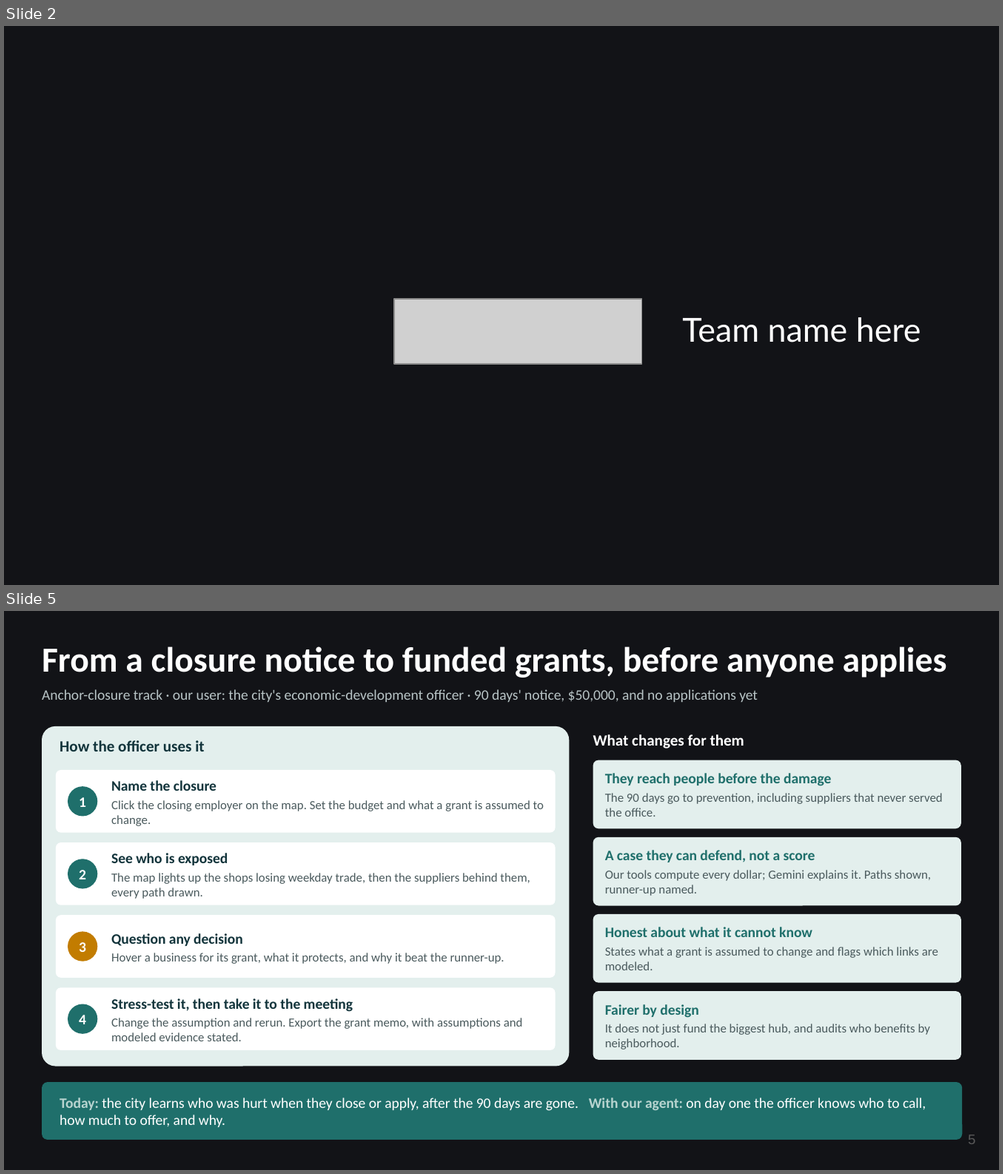
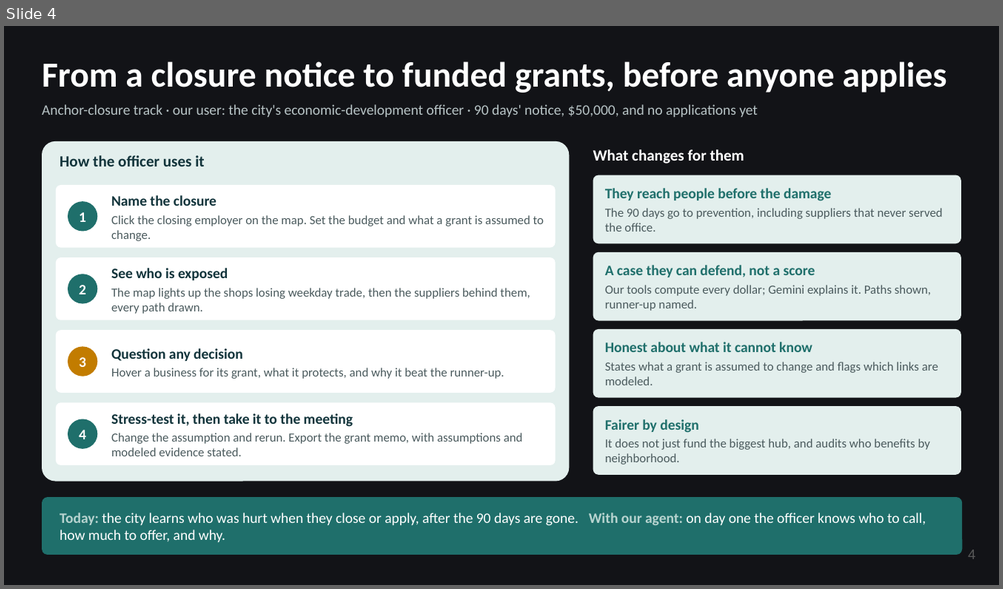
Before and after one commit to mastan30/ATL-13-MicroGrants, a slide deck: docs/draft_atl-13.pptx. Shown one above the other, each under a label of ours: slides 2 and 5 before the commit, slide 4 after it; the slides between them are not shown. The pictures are 1003x1174 and 1003x589 pixels, drawn with LibreOffice and Linux fonts; fonts in the diff are those of the drawing; grey boxes stand for pictures; background and template pictures are left out. Boxes give left, top, right and bottom in pixels: in the first picture for what was removed or moved away, otherwise in the second. Text is boxed around its words. In the diff, an @@ line names an element or a change of style, - is before the commit and + after.

```diff
--- a/docs/draft_atl-13.pptx
+++ b/docs/draft_atl-13.pptx
@@ slide 2 removed at <box>4,26,999,585</box>, background #121317 @@
@@ picture removed at <box>394,298,642,364</box> @@
@@ text removed at <box>682,318,921,343</box> @@
-Team name here
@@ what was slide 5 is now slide 4 @@
@@ page number at <box>967,550,975,560</box>: text changed @@
-5
+4
```
Also in this commit, not shown: 3 slides changed, 1 slide added, 1 other slide removed.
